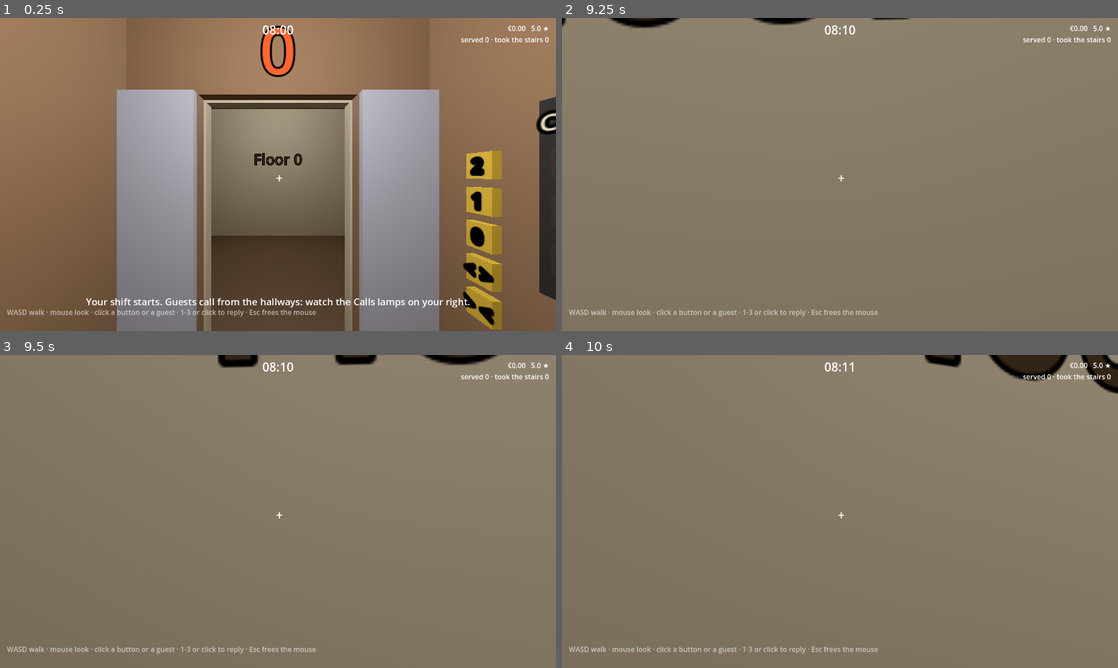
Above: before the commit, frames 1-4 (two rows, left to right).
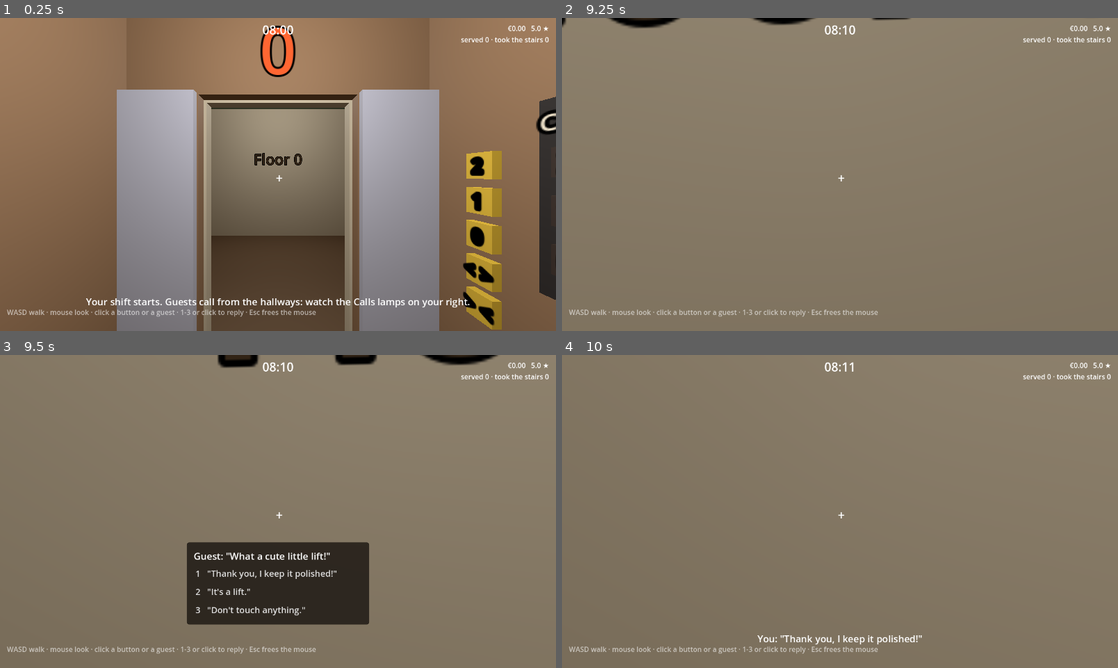
Above: after the commit, the same moments.

Repository: D-Klaassen/elevator-piccolo
Game: Godot game, scene res://scenes/cabin_greybox.tscn
The game is run twice, just before and just after one commit, with the same random seed, the same clock (stepped at 60 frames per second) and the same inputs.
Inputs (mouse positions are in pixels of both pictures, inside the frame that each line leads up to):
- Up to frame 1 (0.25 s): no input
- Up to frame 2 (9.25 s): tap A (move_left) every 0.75 s from 0.5 to 4.25 s; move the mouse to (867, 174) at 0.52 s; hold W (move_forward) 0.53-5.78 s; tap 1 every 2.25 s from 0.6 to 7.35 s; click (867, 174) at 0.67 s; move the mouse to (812, 174) at 1.27 s; tap 3 every 2.25 s from 1.35 to 8.1 s; click (812, 174) at 1.42 s; move the mouse to (851, 168) at 2.02 s; tap 2 every 2.25 s from 2.1 to 8.85 s; click (851, 168) at 2.17 s; move the mouse to (834, 180) at 2.77 s; click (834, 180) at 2.92 s; move the mouse to (878, 177) at 3.52 s; click (878, 177) at 3.67 s; move the mouse to (795, 171) at 4.27 s; click (795, 171) at 4.42 s; move the mouse to (845, 174) at 5.02 s; click (845, 174) at 5.17 s; move the mouse to (817, 168) at 5.77 s; hold D (move_right) 5.78-6.53 s; click (817, 168) at 5.92 s; move the mouse to (867, 174) at 6.52 s; hold W (move_forward) 6.53-8.78 s; click (867, 174) at 6.67 s; move the mouse to (812, 174) at 7.27 s; click (812, 174) at 7.42 s; move the mouse to (851, 168) at 8.02 s; click (851, 168) at 8.17 s; move the mouse to (834, 180) at 8.77 s; hold A (move_left) from 8.78 s (still down); click (834, 180) at 8.92 s
- Up to frame 3 (9.5 s): keep holding A (move_left)
- Up to frame 4 (10 s): move the mouse to (878, 514) at 9.52 s; release A (move_left) at 9.53 s; hold W (move_forward) from 9.53 s (still down); tap 1 at 9.6 s; click (878, 514) at 9.67 s

Frames 1-2 are identical in both runs. In frame 3, 8.6% of the frame differs, in the area x 33-67%, y 59-87%; in frame 4, 1.9%.

Commit message:
Have the first guest of a shift call right away from the ground floor
Guests were spread over the whole day, so a shift could open with
minutes of nothing to do, and guests upstairs can't be seen from the cab.
The first one now calls at 08:05 on floor 0.

Co-Authored-By: Claude <noreply@anthropic.com>

Diff:
--- a/scripts/guest_manager.gd
+++ b/scripts/guest_manager.gd
@@ -73,14 +73,16 @@
 	_close_talk()
 
 
-## Spawns a guest on a random floor with a free spot, going to another random floor.
-func spawn_random() -> Guest:
+## Spawns a guest going to a random other floor, on floor [param home] or, when that is -1,
+## on a random floor with a free spot.
+func spawn_random(home := -1) -> Guest:
 	if _guests.filter(func(g: Guest) -> bool: return _is_calling(g)).size() >= MAX_WAITING:
 		return null
-	var floors := range(elevator.floor_count).filter(func(f: int) -> bool: return _free_wait_spot(f) >= 0)
-	if floors.is_empty():
-		return null
-	var home: int = floors[rng.randi_range(0, floors.size() - 1)]
+	if home < 0:
+		var floors := range(elevator.floor_count).filter(func(f: int) -> bool: return _free_wait_spot(f) >= 0)
+		if floors.is_empty():
+			return null
+		home = floors[rng.randi_range(0, floors.size() - 1)]
 	var destination := rng.randi_range(0, elevator.floor_count - 2)
 	if destination >= home:
 		destination += 1
--- a/scripts/shift.gd
+++ b/scripts/shift.gd
@@ -15,6 +15,10 @@
 const LUNCH_END := 13 * 60 + 30
 const GUESTS := 15 ## guests per shift in the rustic cabin
 const LUNCH_GUESTS := 5 ## of those, the ones who come during the lunch rush
+## The first guest calls right away, from the ground floor where the cab starts, so a
+## shift never opens with nothing to do.
+const FIRST_GUEST_AT := START + 5
+const FIRST_GUEST_FLOOR := 0
 
 const WAGE := 5.0 ## the near-nothing base pay, paid at the end of the shift
 const FARE := 2.0
@@ -66,7 +70,8 @@
 		clock_changed.emit(int(minutes))
 
 	while spawning and not _schedule.is_empty() and _schedule[0] <= minutes and minutes < END:
-		if guests.spawn_random() == null:
+		var home := FIRST_GUEST_FLOOR if spawned == 0 else -1
+		if guests.spawn_random(home) == null:
 			break # no room in the hallways; try again next frame
 		_schedule.pop_front()
 		spawned += 1
@@ -89,9 +94,9 @@
 
 ## When the guests of one shift call, in minutes since midnight, sorted.
 static func make_schedule(r: RandomNumberGenerator) -> Array[float]:
-	var times: Array[float] = []
-	for i in GUESTS - LUNCH_GUESTS:
-		times.append(r.randf_range(START + 5, END - 30))
+	var times: Array[float] = [float(FIRST_GUEST_AT)]
+	for i in GUESTS - LUNCH_GUESTS - 1:
+		times.append(r.randf_range(FIRST_GUEST_AT, END - 30))
 	for i in LUNCH_GUESTS:
 		times.append(r.randf_range(LUNCH_START, LUNCH_END))
 	times.sort()
--- a/tests/shift_test.gd
+++ b/tests/shift_test.gd
@@ -22,6 +22,7 @@
 	var times := Shift.make_schedule(r)
 	_check(times.size() == Shift.GUESTS, "%d guests per shift" % Shift.GUESTS)
 	_check(times == _sorted(times), "the schedule is in order")
+	_check(times[0] == Shift.FIRST_GUEST_AT, "the first guest calls at %s" % Shift.format_clock(times[0]))
 	_check(times.all(func(t: float) -> bool: return t >= Shift.START and t < Shift.END), "every guest comes between 08:00 and 18:00")
 	var lunch := times.filter(func(t: float) -> bool: return t >= Shift.LUNCH_START and t < Shift.LUNCH_END).size()
 	var lunch_rate := lunch / float(Shift.LUNCH_END - Shift.LUNCH_START)
@@ -133,9 +134,12 @@
 	# every greeting friendly.
 	_shift.spawning = true
 	var temperaments := {}
+	var first := {} # floor and clock time of the first guest
 	_guests.child_entered_tree.connect(func(node: Node) -> void:
 		if node is Guest:
-			temperaments[node.temperament] = true)
+			temperaments[node.temperament] = true
+			if first.is_empty():
+				first.merge({"floor": node.home_floor, "minutes": _shift.minutes}))
 	var rides := 0
 	var friendly := [0] # an array, so the lambdas can count
 	_guests.greeted.connect(func(_guest: Guest) -> void: _guests.reply.call_deferred(Guest.Reply.FRIENDLY))
@@ -151,6 +155,8 @@
 	print("     autopilot made %d rides and %d friendly replies" % [rides, friendly[0]])
 
 	_check(_shift.is_over, "a whole shift can be played to the end")
+	_check(first.floor == Shift.FIRST_GUEST_FLOOR and first.minutes < Shift.FIRST_GUEST_AT + 1,
+		"the first guest turns up on floor %d at %s" % [first.floor, Shift.format_clock(first.minutes)])
 	_check(_shift.spawned == Shift.GUESTS, "all %d guests turned up (%d)" % [Shift.GUESTS, _shift.spawned])
 	_check(_shift.served + _shift.lost == _shift.spawned, "every guest was served or gave up (%d + %d)" % [_shift.served, _shift.lost])
 	_check(_shift.served >= Shift.GUESTS / 2, "the autopilot serves most guests (%d)" % _shift.served)
Not shown, changed: README.md
